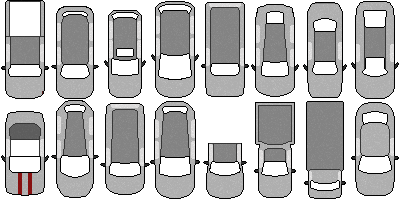
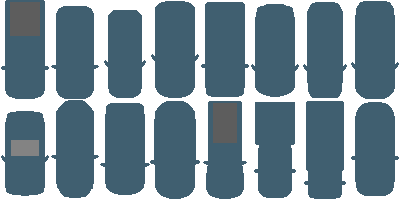
Layers edited between the first and the second (400, 200) image:
hid "Car", painted on it over [1, 0, 399, 199]
showed "Base", painted on it over [1, 0, 399, 199]
